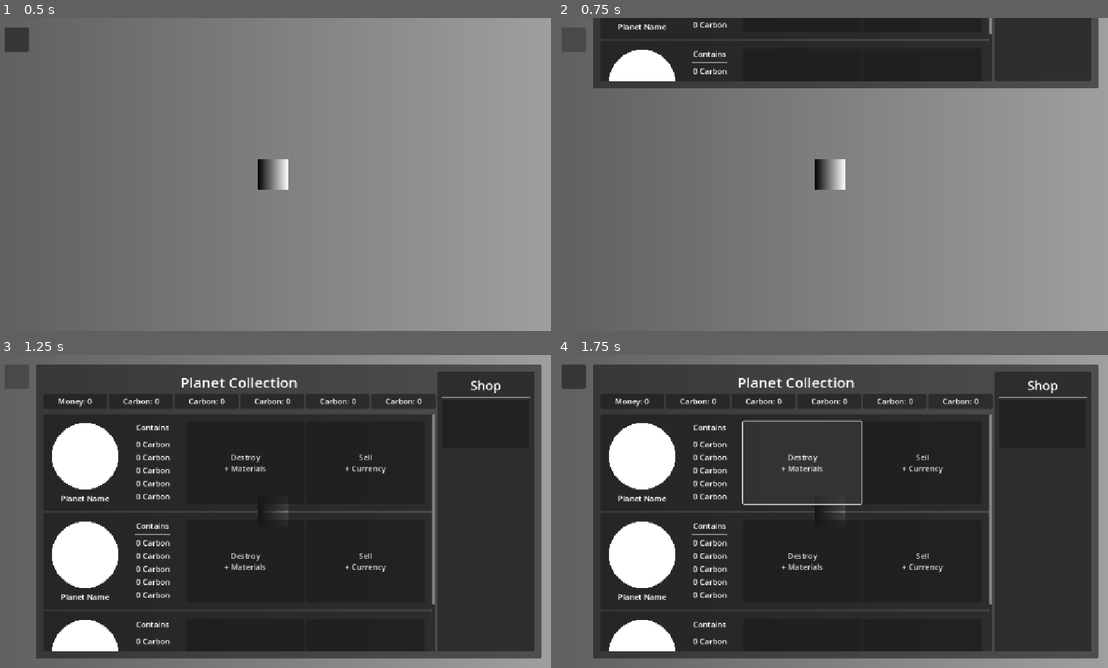
Above: before the commit, frames 1-4 (two rows, left to right).
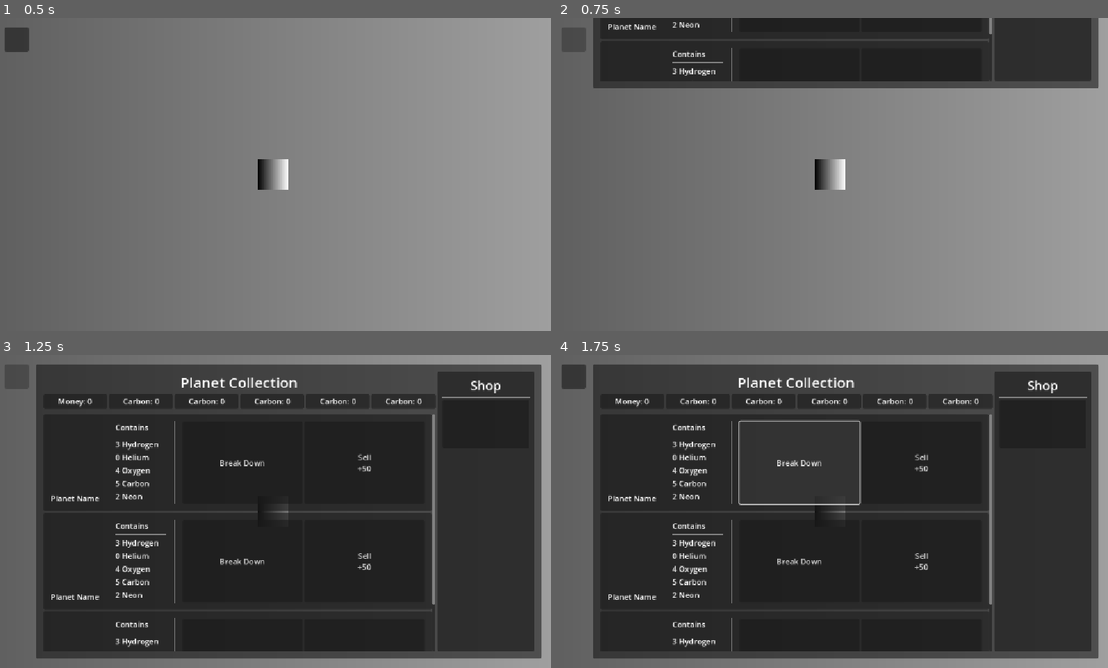
Above: after the commit, the same moments.

Repository: appellatebaton0/siege-7
Game: Godot game, scene res://scenes/main.tscn
The game is run twice, just before and just after one commit, with the same random seed, the same clock (stepped at 60 frames per second) and the same inputs.
Inputs (mouse positions are in pixels of both pictures, inside the frame that each line leads up to):
- Up to frame 1 (0.5 s): no input
- Up to frame 2 (0.75 s): click (573, 39) at 0.5 s
- Up to frame 3 (1.25 s): no input
- Up to frame 4 (1.75 s): click (799, 461) at 1.25 s, where only the run after the commit has a clickable "Break Down"

Frame 1 is identical in both runs. In frame 2, 1.5% of the frame differs, in the area x 9-32%, y 0-21%; in frame 3, 7.8%; in frame 4, 8.2%, in the area x 9-71%, y 20-95%.

Commit message:
v0.7 - Accurate Planet Entries
Made Planet Entries reflect the data they're given.

Diff:
--- a/scenes/planet_entry.tscn
+++ b/scenes/planet_entry.tscn
@@ -1,4 +1,16 @@
-[gd_scene load_steps=3 format=3 uid="uid://bpc6htgewgatx"]
+[gd_scene load_steps=6 format=3 uid="uid://bpc6htgewgatx"]
+
+[ext_resource type="Script" uid="uid://bpr6ro3ajt75" path="res://scripts/planet_entry.gd" id="1_d5rds"]
+[ext_resource type="Script" uid="uid://lfh1f0io7qh2" path="res://scripts/planet_data.gd" id="2_loelt"]
+
+[sub_resource type="Resource" id="Resource_dlnon"]
+script = ExtResource("2_loelt")
+worth = 50
+hydrogen = 3
+oxygen = 4
+carbon = 5
+neon = 2
+metadata/_custom_type_script = "uid://lfh1f0io7qh2"
 
 [sub_resource type="Gradient" id="Gradient_iur6e"]
 offsets = PackedFloat32Array(0.5, 0.5)
@@ -10,9 +22,11 @@
 fill_from = Vector2(0.5, 0.5)
 fill_to = Vector2(-0.25, -0.14)
 
-[node name="Panel" type="PanelContainer"]
+[node name="PlanetEntry" type="PanelContainer"]
 custom_minimum_size = Vector2(800, 200)
 size_flags_vertical = 2
+script = ExtResource("1_d5rds")
+data = SubResource("Resource_dlnon")
 
 [node name="MarginContainer" type="MarginContainer" parent="."]
 layout_mode = 2
@@ -45,6 +59,7 @@
 layout_mode = 2
 
 [node name="VBoxContainer" type="VBoxContainer" parent="MarginContainer/HBoxContainer"]
+custom_minimum_size = Vector2(105, 0)
 layout_mode = 2
 
 [node name="Title" type="Label" parent="MarginContainer/HBoxContainer/VBoxContainer"]
@@ -54,25 +69,25 @@
 [node name="HSeparator" type="HSeparator" parent="MarginContainer/HBoxContainer/VBoxContainer"]
 layout_mode = 2
 
-[node name="Element" type="Label" parent="MarginContainer/HBoxContainer/VBoxContainer"]
+[node name="Hydrogen" type="Label" parent="MarginContainer/HBoxContainer/VBoxContainer"]
+layout_mode = 2
+text = "0 Hydrogen"
+
+[node name="Helium" type="Label" parent="MarginContainer/HBoxContainer/VBoxContainer"]
+layout_mode = 2
+text = "0 Helium"
+
+[node name="Oxygen" type="Label" parent="MarginContainer/HBoxContainer/VBoxContainer"]
+layout_mode = 2
+text = "0 Oxygen"
+
+[node name="Carbon" type="Label" parent="MarginContainer/HBoxContainer/VBoxContainer"]
 layout_mode = 2
 text = "0 Carbon"
 
-[node name="Element2" type="Label" parent="MarginContainer/HBoxContainer/VBoxContainer"]
+[node name="Neon" type="Label" parent="MarginContainer/HBoxContainer/VBoxContainer"]
 layout_mode = 2
-text = "0 Carbon"
-
-[node name="Element3" type="Label" parent="MarginContainer/HBoxContainer/VBoxContainer"]
-layout_mode = 2
-text = "0 Carbon"
-
-[node name="Element4" type="Label" parent="MarginContainer/HBoxContainer/VBoxContainer"]
-layout_mode = 2
-text = "0 Carbon"
-
-[node name="Element5" type="Label" parent="MarginContainer/HBoxContainer/VBoxContainer"]
-layout_mode = 2
-text = "0 Carbon"
+text = "0 Neon"
 
 [node name="VSeparator2" type="VSeparator" parent="MarginContainer/HBoxContainer"]
 layout_mode = 2
@@ -86,12 +101,11 @@
 layout_mode = 2
 size_flags_horizontal = 3
 size_flags_vertical = 3
-text = "Destroy
-+ Materials"
+text = "Break Down"
 
 [node name="Button2" type="Button" parent="MarginContainer/HBoxContainer/Options"]
 layout_mode = 2
 size_flags_horizontal = 3
 size_flags_vertical = 3
 text = "Sell
-+ Currency"
++0"
--- a/scripts/planet_data.gd
+++ b/scripts/planet_data.gd
@@ -1,6 +1,8 @@
 class_name PlanetData extends Resource
 
 @export var name := "Planet"
+
+@export var texture:Texture2D
 
 @export var worth := 0
 
--- a/scripts/planet_entry.gd
+++ b/scripts/planet_entry.gd
@@ -1,11 +1,28 @@
-extends PanelContainer
+class_name PlanetEntry extends PanelContainer
 
+@export var data:PlanetData
 
-# Called when the node enters the scene tree for the first time.
+@onready var icon := $MarginContainer/HBoxContainer/PlanetInfo/Icon
+@onready var label := $MarginContainer/HBoxContainer/PlanetInfo/Name
+
+@onready var sell := $MarginContainer/HBoxContainer/Options/Button2
+@onready var sell_text = $MarginContainer/HBoxContainer/Options/Button2.text
+
+@onready var elements:Dictionary[String, Label]= {
+	"hydrogen": $MarginContainer/HBoxContainer/VBoxContainer/Hydrogen,
+	"helium": $MarginContainer/HBoxContainer/VBoxContainer/Helium,
+	"oxygen": $MarginContainer/HBoxContainer/VBoxContainer/Oxygen,
+	"carbon": $MarginContainer/HBoxContainer/VBoxContainer/Carbon,
+	"neon": $MarginContainer/HBoxContainer/VBoxContainer/Neon
+}
+
+func update_data():
+	icon.texture = data.texture
+
+	for element in elements.keys():
+		elements[element].text = str(data.get(element)) + " " + element.capitalize()
+
+	sell.text = sell_text.replace("0", str(data.worth))
+
 func _ready() -> void:
-	pass # Replace with function body.
-
-
-# Called every frame. 'delta' is the elapsed time since the previous frame.
-func _process(delta: float) -> void:
-	pass
+	update_data()
